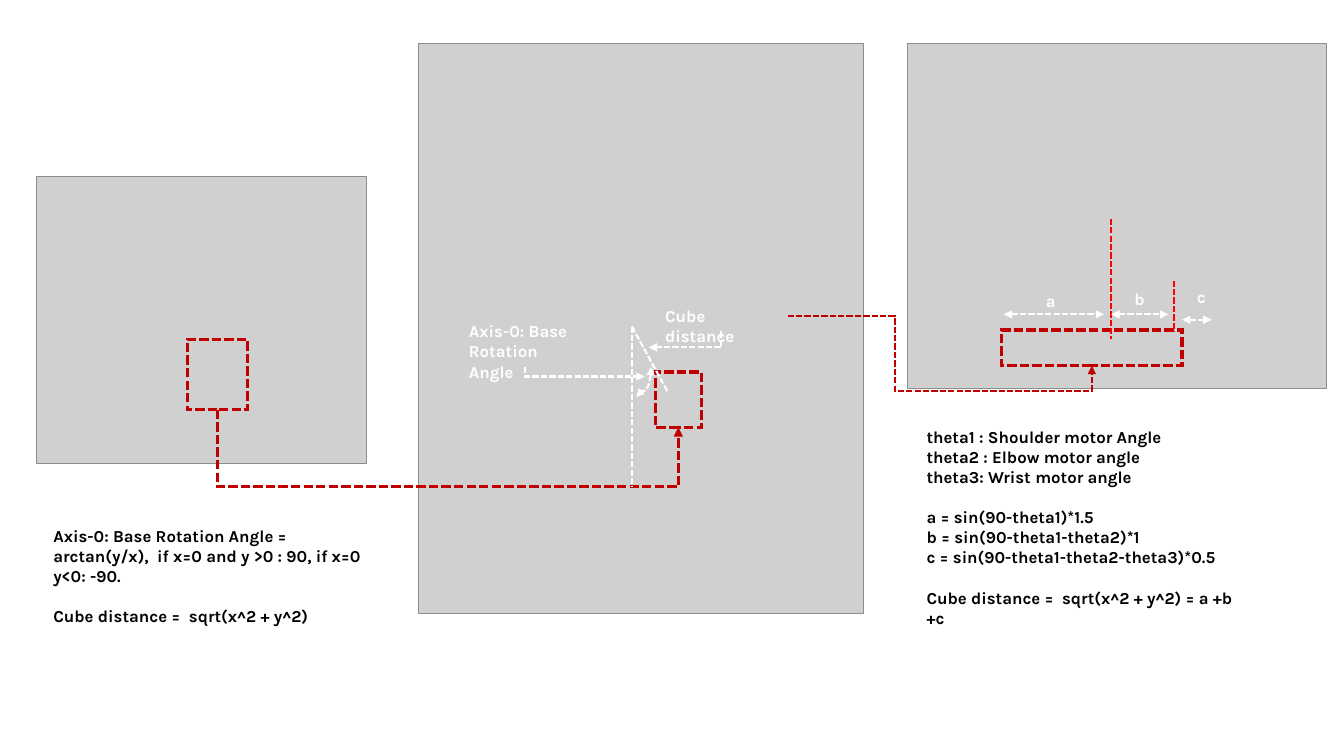
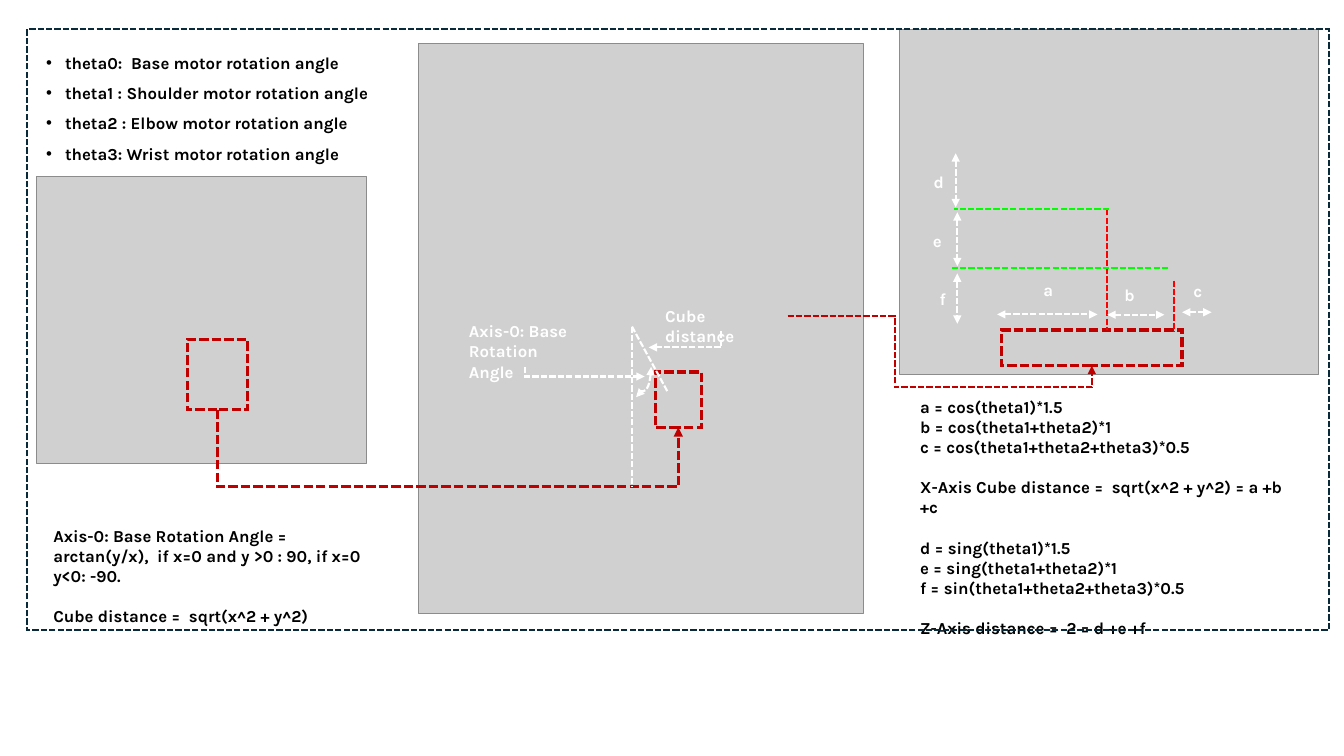
Before and after one commit to LiuYuancheng/Python_3D_6Axis_Robotic_Arm_Simulator, a slide deck: slide 5 of doc/designDoc.pptx. Drawn at 1344x756 pixels with LibreOffice and Linux fonts; fonts in the diff are those of the drawing; grey boxes stand for pictures. Boxes give left, top, right and bottom in pixels: in the first picture for what was removed or moved away, otherwise in the second. Text is boxed around its words. In the diff, an @@ line names an element or a change of style, - is before the commit and + after.

```diff
--- a/doc/designDoc.pptx
+++ b/doc/designDoc.pptx
@@ rectangle added at [27, 29, 1329, 630], outline #092A39 1.5 pt dashed @@
@@ picture: place and size @@
-picture at [908, 43, 1328, 389]
+picture at [900, 29, 1320, 375]
@@ text added at [65, 57, 368, 165], 12 pt, text #000000, bold @@
+• theta0: Base motor rotation angle
+• theta1 : Shoulder motor rotation angle
+• theta2 : Elbow motor rotation angle
+• theta3: Wrist motor rotation angle
@@ text added at [934, 177, 944, 188], 12 pt, text #FFFFFF, bold @@
+d
@@ double arrow added from (956, 153) to (956, 208), #FFFFFF 1.5 pt dashed @@
@@ line added from (1109, 209) to (954, 209), #00FF00 1.5 pt dashed @@
@@ text added at [933, 239, 942, 247], 12 pt, text #FFFFFF, bold @@
+e
@@ double arrow added from (958, 213) to (958, 266), #FFFFFF 1.5 pt dashed @@
@@ line moved from (1111, 219) - (1111, 340) to (1108, 210) - (1108, 330) @@
@@ line added from (1169, 268) to (952, 268), #00FF00 1.5 pt dashed @@
@@ text added at [940, 294, 946, 305], 12 pt, text #FFFFFF, bold @@
+f
@@ double arrow added from (958, 273) to (958, 324), #FFFFFF 1.5 pt dashed @@
@@ text "a": place and size @@
-text "a" at [1046, 299, 1056, 307]
+text "a" at [1043, 288, 1053, 296]
@@ text "b": place and size @@
-text "b" at [1134, 294, 1144, 305]
+text "b" at [1124, 290, 1134, 301]
@@ text "c": place and size @@
-text "c" at [1197, 295, 1206, 303]
+text "c" at [1193, 289, 1202, 297]
@@ elbow arrow (787, 317) - (1092, 366): route changed @@
@@ double arrow moved from (1004, 315) - (1104, 315) to (997, 315) - (1098, 315) @@
@@ double arrow moved from (1111, 315) - (1169, 315) to (1108, 315) - (1165, 315) @@
@@ double arrow moved from (1183, 320) - (1212, 320) to (1183, 313) - (1212, 313) @@
@@ text at [920, 400, 1282, 635]: text changed @@
-theta1 : Shoulder motor Angle
-theta2 : Elbow motor angle
-theta3: Wrist motor angle
-a = sin(90-theta1)*1.5
-b = sin(90-theta1-theta2)*1
-c = sin(90-theta1-theta2-theta3)*0.5
-Cube distance = sqrt(x^2 + y^2) = a +b +c
+a = cos(theta1)*1.5
+b = cos(theta1+theta2)*1
+c = cos(theta1+theta2+theta3)*0.5
+X-Axis Cube distance = sqrt(x^2 + y^2) = a +b +c
+d = sing(theta1)*1.5
+e = sing(theta1+theta2)*1
+f = sin(theta1+theta2+theta3)*0.5
+Z-Axis distance = 2 = d +e +f
```
Also in this commit, not shown: 6 other files.
